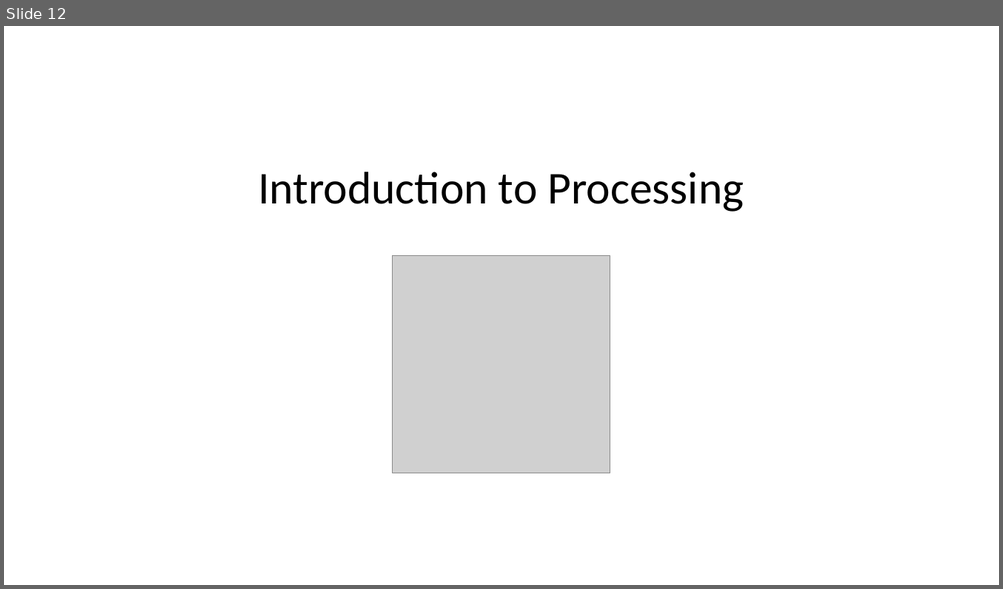
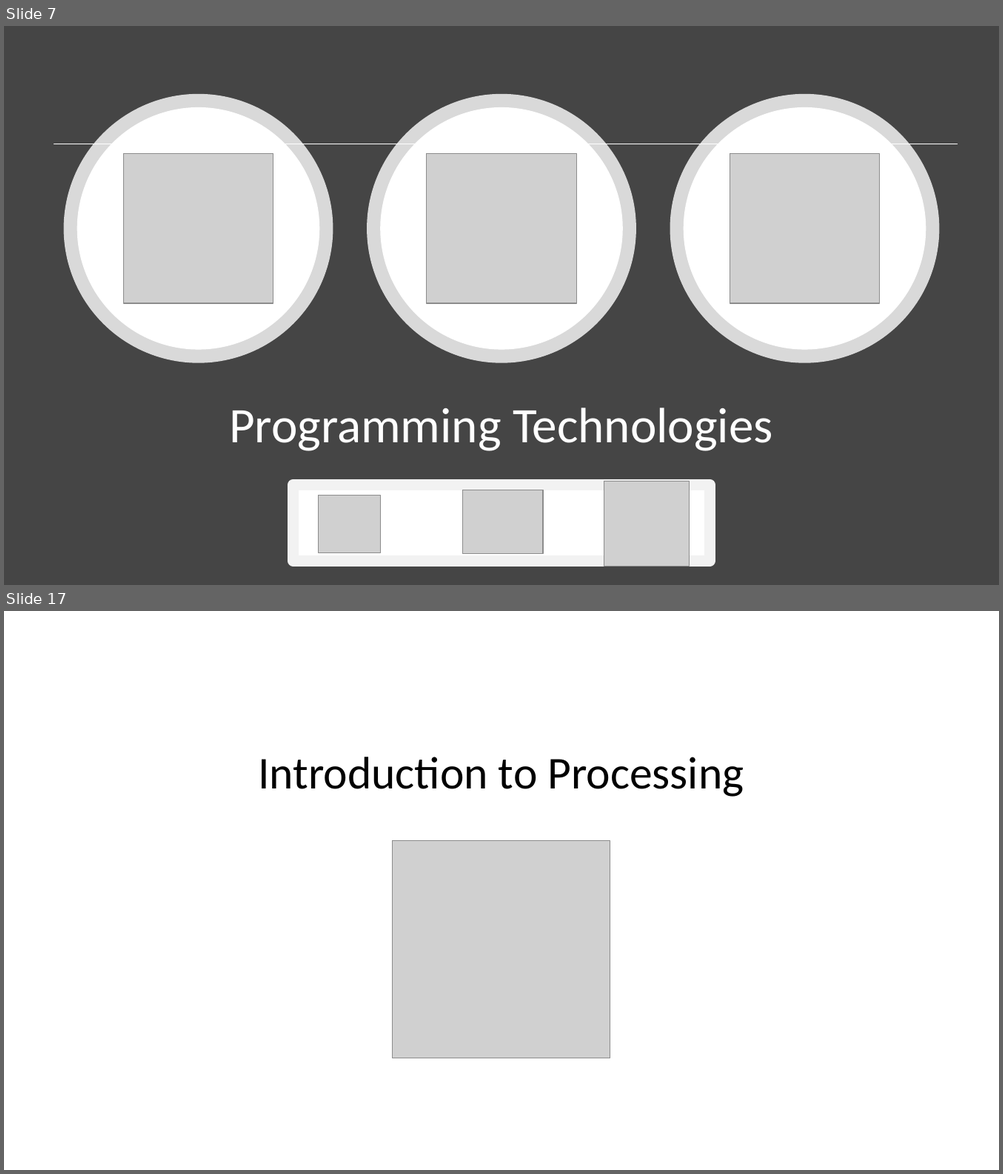
Before and after one commit to wit-hdip-comp-sci-2019/wit-hdip-comp-sci-2019.github.io, a slide deck: g1-induction/unit-1-semester-1/talk-3-programming/a-intro-to-programming.pptx. Shown one above the other, each under a label of ours: slide 12 before the commit, slides 7 and 17 after it; the slides between them are not shown. The pictures are 1003x589 and 1003x1174 pixels, drawn with LibreOffice and Linux fonts; fonts in the diff are those of the drawing; grey boxes stand for pictures. Boxes give left, top, right and bottom in pixels: in the first picture for what was removed or moved away, otherwise in the second. Text is boxed around its words. In the diff, an @@ line names an element or a change of style, - is before the commit and + after.

```diff
--- a/g1-induction/unit-1-semester-1/talk-3-programming/a-intro-to-programming.pptx
+++ b/g1-induction/unit-1-semester-1/talk-3-programming/a-intro-to-programming.pptx
@@ slide 7 added at [4, 26, 999, 585], background #454545 @@
@@ ellipse added at [64, 94, 333, 363], fill #FFFFFF at 80% opacity @@
@@ ellipse added at [77, 107, 319, 350], fill #FFFFFF @@
@@ ellipse added at [367, 94, 636, 363], fill #FFFFFF at 80% opacity @@
@@ ellipse added at [380, 107, 623, 350], fill #FFFFFF @@
@@ ellipse added at [669, 94, 939, 363], fill #FFFFFF at 80% opacity @@
@@ ellipse added at [683, 107, 925, 350], fill #FFFFFF @@
@@ line added from (54, 144) to (958, 144), #FFFFFF 1 pt @@
@@ picture added at [123, 153, 273, 304] @@
@@ picture added at [427, 153, 576, 304] @@
@@ picture added at [729, 153, 879, 304] @@
@@ title added at [229, 408, 773, 452], 48 pt, text #FFFFFF @@
+Programming Technologies
@@ group added at [293, 481, 710, 566]: 3 pictures, 1 rectangle @@
@@ what was slide 12 is now slide 17 @@
```
Also in this commit, not shown: 11 slides changed, 7 other slides added, 3 slides removed, 11 other files.
